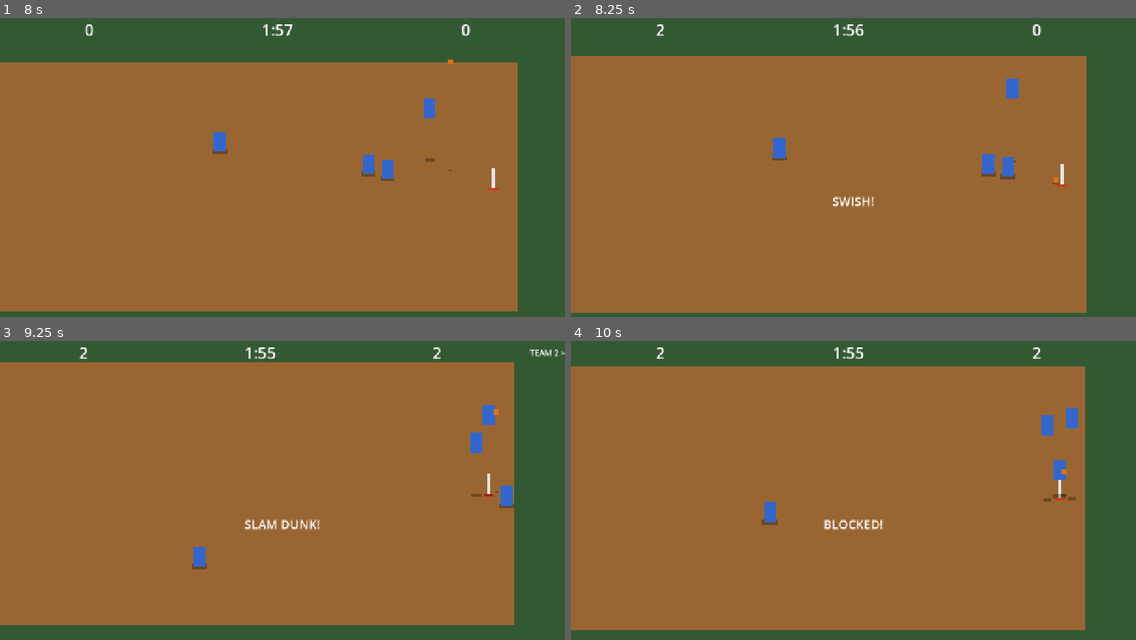
Above: before the commit, frames 1-4 (two rows, left to right).
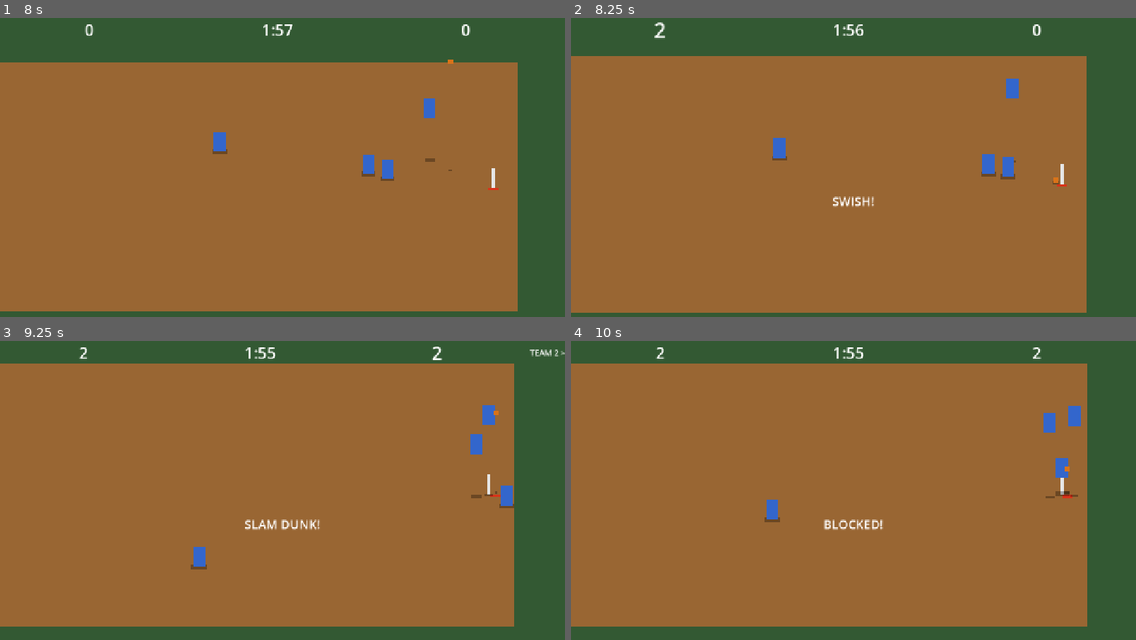
Above: after the commit, the same moments.

Repository: kfiggins/nba-jam-clone
Game: Godot game, scene res://scenes/main/main.tscn
Same seed, same stepped clock (60 frames per second), same inputs: the game is played once before the commit and once after it.
Inputs (mouse positions are in pixels of both pictures, inside the frame that each line leads up to):
- Up to frame 1 (8 s): tap Enter at 0.5 s; move the mouse to (406, 158) at 0.52 s; hold D (move_right) 0.53-1.25 s; tap K (pass_ball) at 0.6, 5.1 s; click (406, 158) at 0.67 s; drag from (169, 191) to (282, 170) at 1.27 s; tap R (restart) at 2, 3.5, 5 s; move the mouse to (339, 104) at 2.02 s; hold D (move_right) 2.03-2.75 s; hold L (turbo) 2.03-2.75 s; drag from (254, 239) to (113, 128) at 2.77 s; move the mouse to (452, 224) at 3.52 s; hold A (move_left) 3.53-4.25 s; tap Alt at 3.6 s; drag from (113, 128) to (282, 170) at 4.27 s; move the mouse to (310, 176) at 5.02 s; hold S (move_down) 5.03-5.75 s; click (310, 176) at 5.17 s; drag from (197, 95) to (169, 191) at 5.77 s; move the mouse to (406, 158) at 6.52 s; hold W (move_up) 6.53-7.25 s; hold L (turbo) 6.53-7.25 s; drag from (169, 191) to (322, 176) at 7.27 s
- Up to frame 2 (8.25 s): move the mouse to (910, 104) at 8.02 s; hold S (move_down) from 8.03 s (still down); tap Alt at 8.1 s
- Up to frame 3 (9.25 s): release S (move_down) at 8.75 s; drag from (254, 562) to (113, 451) at 8.77 s
- Up to frame 4 (10 s): move the mouse to (1023, 547) at 9.52 s; hold W (move_up) from 9.53 s (still down); tap K (pass_ball) at 9.6 s; click (1023, 547) at 9.67 s

Frame 1 is identical in both runs. In frame 2, less than 0.1% of the frame differs, in the area x 14-17%, y 1-8%; in frame 3, 1.0%; in frame 4, 2.8%, in the area x 0-92%, y 7-97%.

Commit message:
Implement Phase 13: Juice/Feedback with screen shake, ball trail, rim shake, score flash, and audio hooks
Co-Authored-By: Claude Opus 4.6 <noreply@anthropic.com>

Diff:
--- a/project.godot
+++ b/project.godot
@@ -23,6 +23,7 @@
 
 GameConfig="*res://scripts/autoload/game_config.gd"
 GameManager="*res://scripts/autoload/game_manager.gd"
+AudioManager="*res://scripts/audio/audio_manager.gd"
 
 [display]
 
--- a/resources/default_config.tres
+++ b/resources/default_config.tres
@@ -77,3 +77,13 @@
 camera_offset_x = 50.0
 fire_streak_threshold = 3
 fire_shot_bonus = 0.3
+shake_dunk_intensity = 8.0
+shake_dunk_duration = 0.3
+shake_block_intensity = 6.0
+shake_block_duration = 0.25
+ball_trail_length = 8
+ball_trail_min_speed = 300.0
+rim_shake_intensity = 4.0
+rim_shake_duration = 0.2
+score_flash_scale = 1.5
+score_flash_duration = 0.3
--- a/scenes/ball/ball.gd
+++ b/scenes/ball/ball.gd
@@ -32,6 +32,7 @@
 @onready var sprite: Node2D = $Sprite
 @onready var shadow: Node2D = $Shadow
 @onready var state_machine: StateMachine = $StateMachine
+@onready var trail: Line2D = get_node_or_null("Trail")
 
 
 func _ready() -> void:
@@ -43,6 +44,7 @@
 
 func _physics_process(_delta: float) -> void:
 	_update_visual_height()
+	_update_trail()
 
 
 ## Assign ball to a player. Transitions to Held state.
@@ -250,3 +252,17 @@
 		shadow.position.y = 0.0
 		var scale_factor := clampf(1.0 - height / 300.0, 0.5, 1.0)
 		shadow.scale = Vector2(scale_factor, scale_factor)
+
+
+func _update_trail() -> void:
+	if not trail:
+		return
+	var config := GameConfig.data
+	var speed := ground_velocity.length()
+	if speed >= config.ball_trail_min_speed:
+		var trail_pos := global_position + Vector2(0, -height)
+		trail.add_point(trail_pos, 0)
+		while trail.get_point_count() > config.ball_trail_length:
+			trail.remove_point(trail.get_point_count() - 1)
+	else:
+		trail.clear_points()
--- a/scenes/ball/ball.tscn
+++ b/scenes/ball/ball.tscn
@@ -33,6 +33,11 @@
 offset_bottom = 5.0
 color = Color(0.85, 0.45, 0.1, 1)
 
+[node name="Trail" type="Line2D" parent="."]
+width = 3.0
+default_color = Color(0.85, 0.45, 0.1, 0.5)
+top_level = true
+
 [node name="CollisionShape2D" type="CollisionShape2D" parent="."]
 shape = SubResource("CircleShape2D_1")
 
--- a/scenes/camera/game_camera.gd
+++ b/scenes/camera/game_camera.gd
@@ -1,12 +1,16 @@
 class_name GameCamera
 extends Camera2D
 ## Tracks the action: follows the ball + nearby players, biases toward the basket,
-## and zooms in when the ball is near the rim.
+## zooms in when the ball is near the rim, and provides screen shake.
 
 const COURT_WIDTH := 1280.0
 const COURT_HEIGHT := 720.0
 const FOCUS_WEIGHT := 0.7
 const BASKET_WEIGHT := 0.3
+
+var _shake_intensity: float = 0.0
+var _shake_remaining: float = 0.0
+var _shake_duration: float = 0.0
 
 
 func _ready() -> void:
@@ -17,10 +21,34 @@
 	limit_bottom = int(COURT_HEIGHT)
 
 
+func shake(intensity: float, duration: float) -> void:
+	_shake_intensity = intensity
+	_shake_duration = duration
+	_shake_remaining = duration
+
+
 func _physics_process(delta: float) -> void:
 	var target := _get_target_position()
 	global_position = global_position.lerp(target, GameConfig.data.camera_smooth_speed * delta)
 	_update_zoom(delta)
+	_update_shake(delta)
+
+
+func _update_shake(delta: float) -> void:
+	if _shake_remaining > 0.0:
+		_shake_remaining -= delta
+		var decay := _shake_remaining / _shake_duration if _shake_duration > 0.0 else 0.0
+		var shake_amount := _shake_intensity * decay
+		offset = Vector2(
+			randf_range(-shake_amount, shake_amount),
+			randf_range(-shake_amount, shake_amount)
+		)
+		if _shake_remaining <= 0.0:
+			_shake_remaining = 0.0
+			_shake_intensity = 0.0
+			offset = Vector2.ZERO
+	else:
+		offset = Vector2.ZERO
 
 
 func _get_target_position() -> Vector2:
--- a/scenes/court/basket.gd
+++ b/scenes/court/basket.gd
@@ -1,6 +1,6 @@
 class_name Basket
 extends Node2D
-## Basketball hoop with a rim position and pseudo-3D height.
+## Basketball hoop with a rim position, pseudo-3D height, and rim shake effect.
 
 ## Height of the rim in pseudo-3D space.
 var rim_height: float = 120.0
@@ -8,3 +8,19 @@
 
 func _ready() -> void:
 	add_to_group("basket")
+
+
+func rim_shake() -> Tween:
+	var rim := $Rim as ColorRect
+	if not rim:
+		return null
+	var config := GameConfig.data
+	var intensity := config.rim_shake_intensity
+	var duration := config.rim_shake_duration
+	var step := duration / 4.0
+	var tween := create_tween()
+	tween.tween_property(rim, "position:x", intensity, step)
+	tween.tween_property(rim, "position:x", -intensity, step)
+	tween.tween_property(rim, "position:x", intensity * 0.5, step)
+	tween.tween_property(rim, "position:x", 0.0, step)
+	return tween
--- a/scenes/main/main.gd
+++ b/scenes/main/main.gd
@@ -1,6 +1,6 @@
 extends Node2D
 ## Main scene. Wires up HUD, handles match start/restart, attaches AI controllers,
-## manages possession resets, streak tracking, and HUD feedback.
+## manages possession resets, streak tracking, HUD feedback, and juice effects.
 
 
 func _ready() -> void:
@@ -14,6 +14,7 @@
 			p.caught_fire.connect(_on_player_caught_fire.bind(p))
 			p.fire_ended.connect(_on_player_fire_ended.bind(p))
 	GameManager.possession_reset.connect(_on_possession_reset)
+	GameManager.game_state_changed.connect(_on_game_state_changed)
 	var ball := _get_ball()
 	if ball:
 		ball.shot_made.connect(_on_shot_made)
@@ -46,6 +47,7 @@
 	var hud := _get_hud()
 	if hud:
 		hud.on_shot_made(points)
+	AudioManager.play_sfx("swish")
 
 
 func _on_dunk_made(dunker: Player, _points: int) -> void:
@@ -54,6 +56,14 @@
 	var hud := _get_hud()
 	if hud:
 		hud.on_dunk_made()
+	var config := GameConfig.data
+	var camera := _get_camera()
+	if camera:
+		camera.shake(config.shake_dunk_intensity, config.shake_dunk_duration)
+	var basket := _get_basket()
+	if basket:
+		basket.rim_shake()
+	AudioManager.play_sfx("dunk")
 
 
 func _on_shot_missed(shooter: Player) -> void:
@@ -67,6 +77,11 @@
 	var hud := _get_hud()
 	if hud:
 		hud.on_shot_blocked()
+	var config := GameConfig.data
+	var camera := _get_camera()
+	if camera:
+		camera.shake(config.shake_block_intensity, config.shake_block_duration)
+	AudioManager.play_sfx("block")
 
 
 func _on_ball_stolen(_stealer: Player, victim: Player) -> void:
@@ -75,6 +90,7 @@
 	var hud := _get_hud()
 	if hud:
 		hud.on_ball_stolen()
+	AudioManager.play_sfx("steal")
 
 
 func _on_owner_changed(_old_owner: Player, new_owner: Player) -> void:
@@ -98,6 +114,11 @@
 		hud.on_player_fire_ended(player)
 
 
+func _on_game_state_changed(_old_state: GameManager.MatchState, new_state: GameManager.MatchState) -> void:
+	if new_state == GameManager.MatchState.BUZZER:
+		AudioManager.play_sfx("buzzer")
+
+
 func _get_ball() -> Ball:
 	for node in get_tree().get_nodes_in_group("ball"):
 		return node as Ball
@@ -106,6 +127,20 @@
 
 func _get_hud() -> CanvasLayer:
 	return $HUD if has_node("HUD") else null
+
+
+func _get_camera() -> GameCamera:
+	for node in get_tree().get_nodes_in_group("camera"):
+		return node as GameCamera
+	if has_node("GameCamera"):
+		return $GameCamera as GameCamera
+	return null
+
+
+func _get_basket() -> Basket:
+	for node in get_tree().get_nodes_in_group("basket"):
+		return node as Basket
+	return null
 
 
 func _get_inbound_player(team: int) -> Player:
--- a/scenes/ui/hud.gd
+++ b/scenes/ui/hud.gd
@@ -38,8 +38,10 @@
 func _on_score_changed(team: int, new_score: int) -> void:
 	if team == 1:
 		team1_score_label.text = str(new_score)
+		_flash_label(team1_score_label)
 	elif team == 2:
 		team2_score_label.text = str(new_score)
+		_flash_label(team2_score_label)
 
 
 func _on_clock_updated(time_remaining: float) -> void:
@@ -138,6 +140,15 @@
 			possession_label.text = ""
 
 
+func _flash_label(label: Label) -> Tween:
+	var config := GameConfig.data
+	label.pivot_offset = label.size * 0.5
+	var tween := create_tween()
+	tween.tween_property(label, "scale", Vector2.ONE * config.score_flash_scale, config.score_flash_duration * 0.5)
+	tween.tween_property(label, "scale", Vector2.ONE, config.score_flash_duration * 0.5)
+	return tween
+
+
 func _format_time(seconds: float) -> String:
 	var mins := int(seconds) / 60
 	var secs := int(seconds) % 60
--- /dev/null
+++ b/scripts/audio/audio_manager.gd
@@ -0,0 +1,10 @@
+extends Node
+## Stub audio manager. Emits signals when SFX are requested so systems
+## can react (and tests can verify). Actual playback will be added when
+## audio files are available.
+
+signal sfx_requested(sfx_name: String)
+
+
+func play_sfx(sfx_name: String) -> void:
+	sfx_requested.emit(sfx_name)
--- a/scripts/resources/game_config_data.gd
+++ b/scripts/resources/game_config_data.gd
@@ -96,3 +96,15 @@
 # On Fire
 @export var fire_streak_threshold: int = 3
 @export var fire_shot_bonus: float = 0.3
+
+# Juice / Feedback
+@export var shake_dunk_intensity: float = 8.0
+@export var shake_dunk_duration: float = 0.3
+@export var shake_block_intensity: float = 6.0
+@export var shake_block_duration: float = 0.25
+@export var ball_trail_length: int = 8
+@export var ball_trail_min_speed: float = 300.0
+@export var rim_shake_intensity: float = 4.0
+@export var rim_shake_duration: float = 0.2
+@export var score_flash_scale: float = 1.5
+@export var score_flash_duration: float = 0.3
--- /dev/null
+++ b/tests/test_juice.gd
@@ -0,0 +1,190 @@
+extends GutTest
+
+var _config: Node
+var _manager: Node
+var _audio: Node
+
+
+func before_each() -> void:
+	_config = load("res://scripts/autoload/game_config.gd").new()
+	_config.name = "GameConfig"
+	add_child(_config)
+	_manager = load("res://scripts/autoload/game_manager.gd").new()
+	_manager.name = "GameManager"
+	add_child(_manager)
+	_audio = load("res://scripts/audio/audio_manager.gd").new()
+	_audio.name = "AudioManager"
+	add_child(_audio)
+
+
+func after_each() -> void:
+	_audio.queue_free()
+	_manager.queue_free()
+	_config.queue_free()
+
+
+# =============================================================================
+# Config tests
+# =============================================================================
+
+func test_config_shake_dunk_intensity() -> void:
+	assert_eq(GameConfig.data.shake_dunk_intensity, 8.0)
+
+func test_config_shake_block_intensity() -> void:
+	assert_eq(GameConfig.data.shake_block_intensity, 6.0)
+
+func test_config_ball_trail_length() -> void:
+	assert_eq(GameConfig.data.ball_trail_length, 8)
+
+func test_config_rim_shake_intensity() -> void:
+	assert_eq(GameConfig.data.rim_shake_intensity, 4.0)
+
+func test_config_score_flash_scale() -> void:
+	assert_eq(GameConfig.data.score_flash_scale, 1.5)
+
+
+# =============================================================================
+# Screen shake tests
+# =============================================================================
+
+func test_shake_sets_intensity() -> void:
+	var camera := GameCamera.new()
+	add_child(camera)
+	camera.shake(8.0, 0.3)
+	assert_eq(camera._shake_intensity, 8.0)
+	assert_eq(camera._shake_remaining, 0.3)
+	camera.queue_free()
+
+func test_shake_decays_over_time() -> void:
+	var camera := GameCamera.new()
+	add_child(camera)
+	camera.shake(8.0, 0.3)
+	camera._update_shake(0.1)
+	assert_lt(camera._shake_remaining, 0.3,
+		"Shake remaining should decrease after processing")
+	camera.queue_free()
+
+func test_shake_offset_applied_during_shake() -> void:
+	var camera := GameCamera.new()
+	add_child(camera)
+	camera.shake(100.0, 1.0)
+	camera._update_shake(0.01)
+	assert_gt(camera._shake_remaining, 0.0, "Shake should still be active")
+	camera.queue_free()
+
+func test_shake_clears_after_duration() -> void:
+	var camera := GameCamera.new()
+	add_child(camera)
+	camera.shake(8.0, 0.3)
+	camera._update_shake(0.5)
+	assert_eq(camera._shake_intensity, 0.0, "Intensity should be zero after shake ends")
+	assert_eq(camera._shake_remaining, 0.0, "Remaining should be zero after shake ends")
+	assert_eq(camera.offset, Vector2.ZERO, "Offset should reset to zero")
+	camera.queue_free()
+
+
+# =============================================================================
+# Ball trail tests
+# =============================================================================
+
+func test_trail_adds_points_when_fast() -> void:
+	var ball: Ball = load("res://scenes/ball/ball.tscn").instantiate() as Ball
+	add_child(ball)
+	ball.ground_velocity = Vector2(500, 0)
+	ball._update_trail()
+	assert_gt(ball.trail.get_point_count(), 0, "Trail should have points at high speed")
+	ball.queue_free()
+
+func test_trail_clears_when_slow() -> void:
+	var ball: Ball = load("res://scenes/ball/ball.tscn").instantiate() as Ball
+	add_child(ball)
+	ball.ground_velocity = Vector2(500, 0)
+	ball._update_trail()
+	assert_gt(ball.trail.get_point_count(), 0)
+	ball.ground_velocity = Vector2(10, 0)
+	ball._update_trail()
+	assert_eq(ball.trail.get_point_count(), 0, "Trail should clear at low speed")
+	ball.queue_free()
+
+func test_trail_max_length() -> void:
+	var ball: Ball = load("res://scenes/ball/ball.tscn").instantiate() as Ball
+	add_child(ball)
+	ball.ground_velocity = Vector2(500, 0)
+	for i in range(20):
+		ball.global_position.x += 10.0
+		ball._update_trail()
+	assert_true(ball.trail.get_point_count() <= GameConfig.data.ball_trail_length,
+		"Trail should not exceed max length")
+	ball.queue_free()
+
+
+# =============================================================================
+# Rim shake tests
+# =============================================================================
+
+func test_rim_shake_creates_tween() -> void:
+	var basket: Basket = load("res://scenes/court/basket.tscn").instantiate() as Basket
+	add_child(basket)
+	var tween: Tween = basket.rim_shake()
+	assert_not_null(tween, "rim_shake should return a Tween")
+	basket.queue_free()
+
+func test_rim_node_exists_in_basket() -> void:
+	var basket: Basket = load("res://scenes/court/basket.tscn").instantiate() as Basket
+	add_child(basket)
+	var rim: ColorRect = basket.get_node("Rim") as ColorRect
+	assert_not_null(rim, "Basket should have a Rim child")
+	basket.queue_free()
+
+
+# =============================================================================
+# Score flash tests
+# =============================================================================
+
+func test_score_flash_returns_tween() -> void:
+	var hud: CanvasLayer = load("res://scenes/ui/hud.tscn").instantiate() as CanvasLayer
+	add_child(hud)
+	var label: Label = hud.get_node("%Team1Score") as Label
+	var tween: Tween = hud._flash_label(label)
+	assert_not_null(tween, "_flash_label should return a Tween")
+	hud.queue_free()
+
+func test_score_flash_triggers_on_score_change() -> void:
+	var hud: CanvasLayer = load("res://scenes/ui/hud.tscn").instantiate() as CanvasLayer
+	add_child(hud)
+	var label: Label = hud.get_node("%Team1Score") as Label
+	hud._on_score_changed(1, 5)
+	assert_eq(label.text, "5", "Score should update")
+	assert_ne(label.pivot_offset, Vector2.ZERO,
+		"pivot_offset should be set after flash")
+	hud.queue_free()
+
+
+# =============================================================================
+# Audio manager tests
+# =============================================================================
+
+func test_audio_manager_emits_sfx_signal() -> void:
+	watch_signals(_audio)
+	_audio.play_sfx("swish")
+	assert_signal_emitted_with_parameters(_audio, "sfx_requested", ["swish"])
+
+func test_audio_dunk_sfx() -> void:
+	watch_signals(_audio)
+	_audio.play_sfx("dunk")
+	assert_signal_emitted_with_parameters(_audio, "sfx_requested", ["dunk"])
+
+func test_audio_block_sfx() -> void:
+	watch_signals(_audio)
+	_audio.play_sfx("block")
+	assert_signal_emitted_with_parameters(_audio, "sfx_requested", ["block"])
+
+func test_audio_steal_sfx() -> void:
+	watch_signals(_audio)
+	_audio.play_sfx("steal")
+	assert_signal_emitted_with_parameters(_audio, "sfx_requested", ["steal"])
+
+func test_audio_buzzer_sfx() -> void:
+	watch_signals(_audio)
+	_audio.play_sfx("buzzer")
+	assert_signal_emitted_with_parameters(_audio, "sfx_requested", ["buzzer"])
Not shown, added: tests/test_juice.gd.uid
Not shown, changed: docs/phases/phase-13-juice-feedback.md
